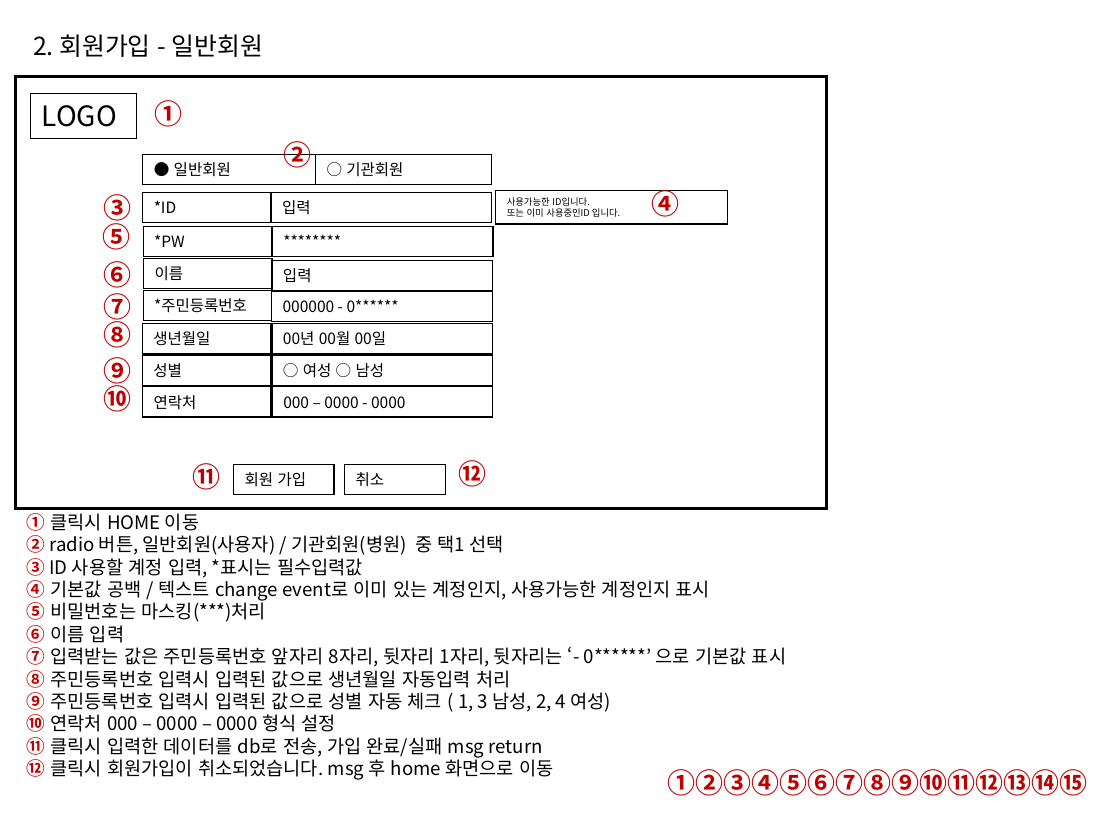
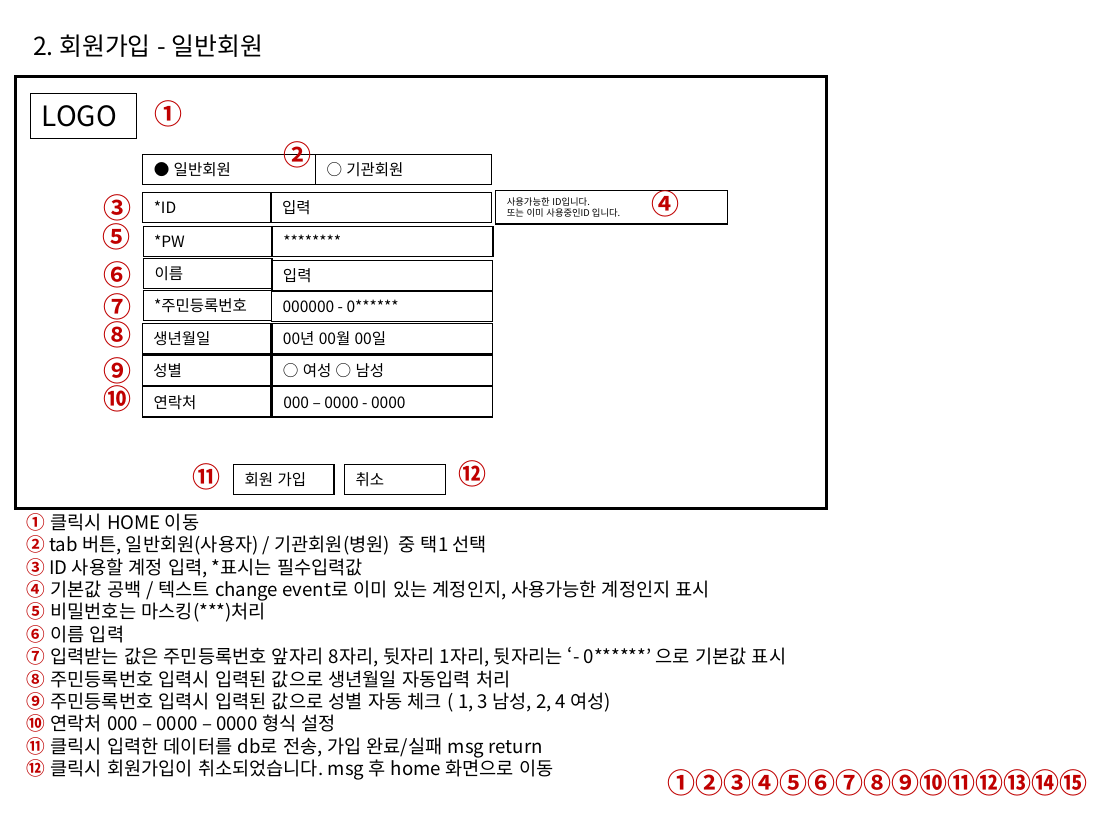
Before and after one commit to Gabintree/appintment2, a slide deck: slide 3 of 프로그램 설계.ppt. Drawn at 1120x840 pixels with LibreOffice and Linux fonts; fonts in the diff are those of the drawing. Boxes give left, top, right and bottom in pixels: in the first picture for what was removed or moved away, otherwise in the second. Text is boxed around its words. In the diff, an @@ line names an element or a change of style, - is before the commit and + after.

```diff
--- a/프로그램 설계.ppt
+++ b/프로그램 설계.ppt
@@ text at (x1=27, y1=535, x2=487, y2=555): text changed @@
-② radio 버튼, 일반회원(사용자) / 기관회원(병원) 중 택1 선택
+② tab 버튼, 일반회원(사용자) / 기관회원(병원) 중 택1 선택
```
Also in this commit, not shown: 3 other slides changed, 1 slide added, 1 other file.
